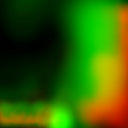
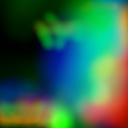
Two versions of the same layered image (128px x 128px). Layer-by-layer changes:
showed "hfNoise", painted on it over [0, 0, 128, 128]
painted on "lfNoise" over [30, 0, 128, 120]
painted on "Density" over [0, 0, 128, 128]
